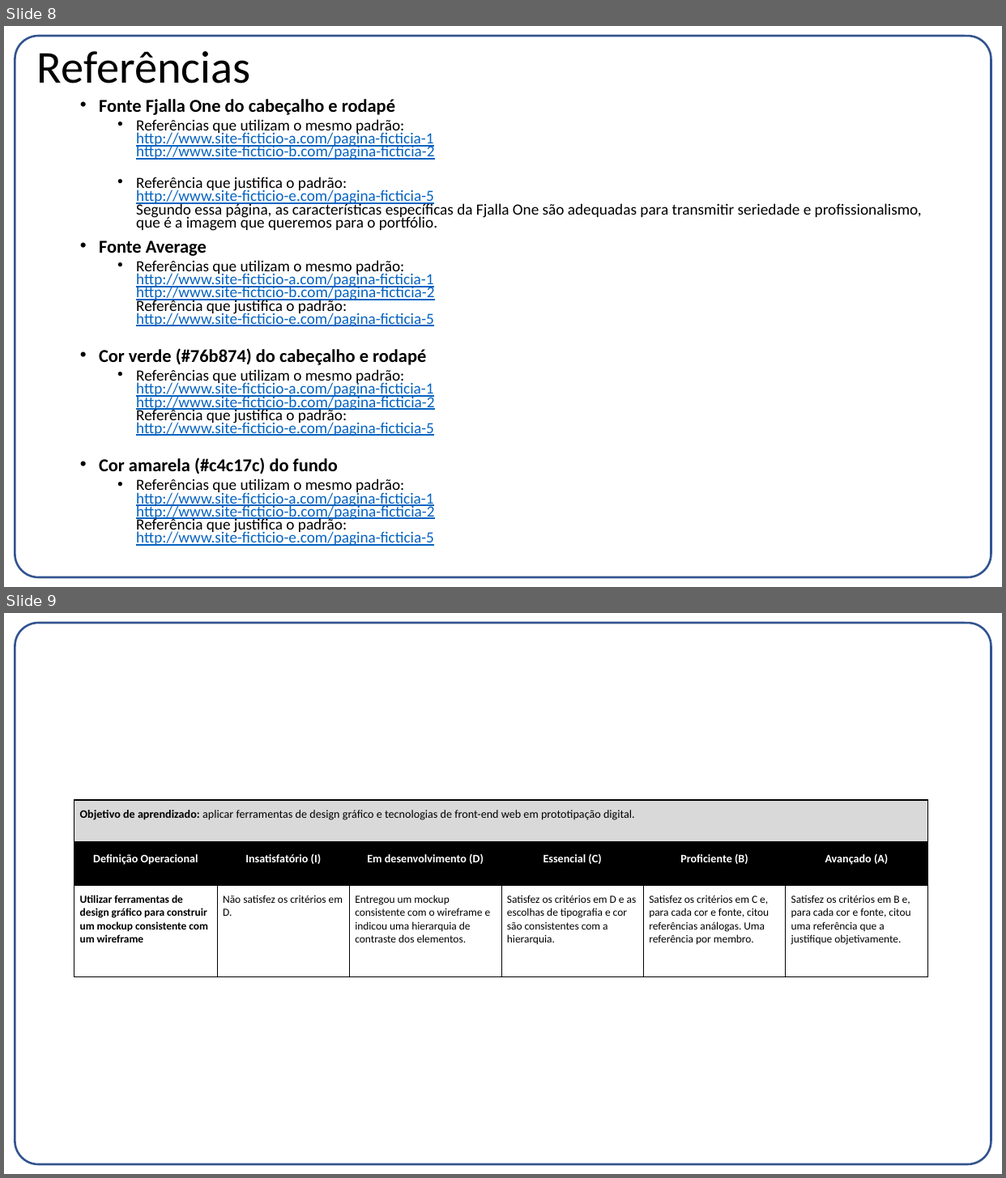
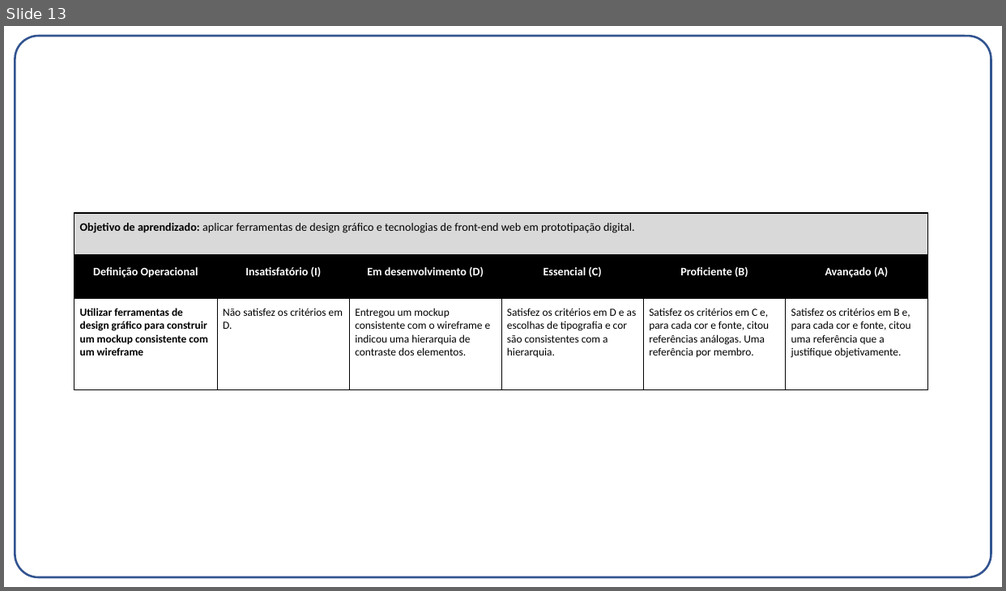
Before and after one commit to gabrielvf1/Co-Design-Projeto-1, a slide deck: Entrega03.pptx. Shown one above the other, each under a label of ours: slides 8 and 9 before the commit, slide 13 after it. The pictures are 1006x1178 and 1006x591 pixels, drawn with LibreOffice and Linux fonts; fonts in the diff are those of the drawing. Boxes give left, top, right and bottom in pixels: in the first picture for what was removed or moved away, otherwise in the second. Text is boxed around its words. In the diff, an @@ line names an element or a change of style, - is before the commit and + after.

```diff
--- a/Entrega03.pptx
+++ b/Entrega03.pptx
@@ slide 8 removed at [4,26,1002,587], background #FFFFFF; not listed: 1 template element that a slide beside it also shows @@
@@ title removed at [37,51,251,84] @@
-Referências
@@ text removed at [99,99,922,546] @@
-• Fonte Fjalla One do cabeçalho e rodapé
-  • Referências que utilizam o mesmo padrão:
-    http://www.site-ficticio-a.com/pagina-ficticia-1
-    http://www.site-ficticio-b.com/pagina-ficticia-2
-  • Referência que justifica o padrão:
-    http://www.site-ficticio-e.com/pagina-ficticia-5
-    Segundo essa página, as características específicas da Fjalla One são adequadas para transmitir seriedade e profissionalismo, que é a imagem que queremos para o portfólio.
-• Fonte Average
-  • Referências que utilizam o mesmo padrão:
-    http://www.site-ficticio-a.com/pagina-ficticia-1
-    http://www.site-ficticio-b.com/pagina-ficticia-2
-    Referência que justifica o padrão:
-    http://www.site-ficticio-e.com/pagina-ficticia-5
-• Cor verde (#76b874) do cabeçalho e rodapé
-  • Referências que utilizam o mesmo padrão:
-    http://www.site-ficticio-a.com/pagina-ficticia-1
-    http://www.site-ficticio-b.com/pagina-ficticia-2
-    Referência que justifica o padrão:
-    http://www.site-ficticio-e.com/pagina-ficticia-5
-• Cor amarela (#c4c17c) do fundo
-  • Referências que utilizam o mesmo padrão:
-    http://www.site-ficticio-a.com/pagina-ficticia-1
-    http://www.site-ficticio-b.com/pagina-ficticia-2
-    Referência que justifica o padrão:
-    http://www.site-ficticio-e.com/pagina-ficticia-5
@@ what was slide 9 is now slide 13 @@
```
Also in this commit, not shown: 3 slides changed, 7 slides added, 2 other slides removed, 8 other files.
